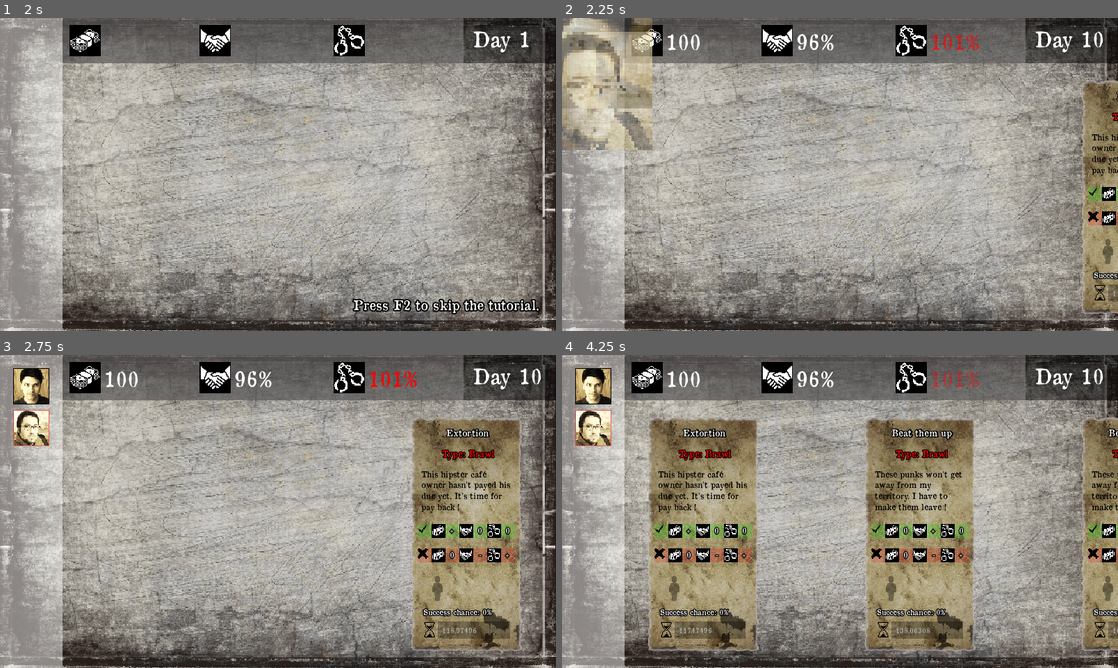
Above: before the commit, frames 1-4 (two rows, left to right).
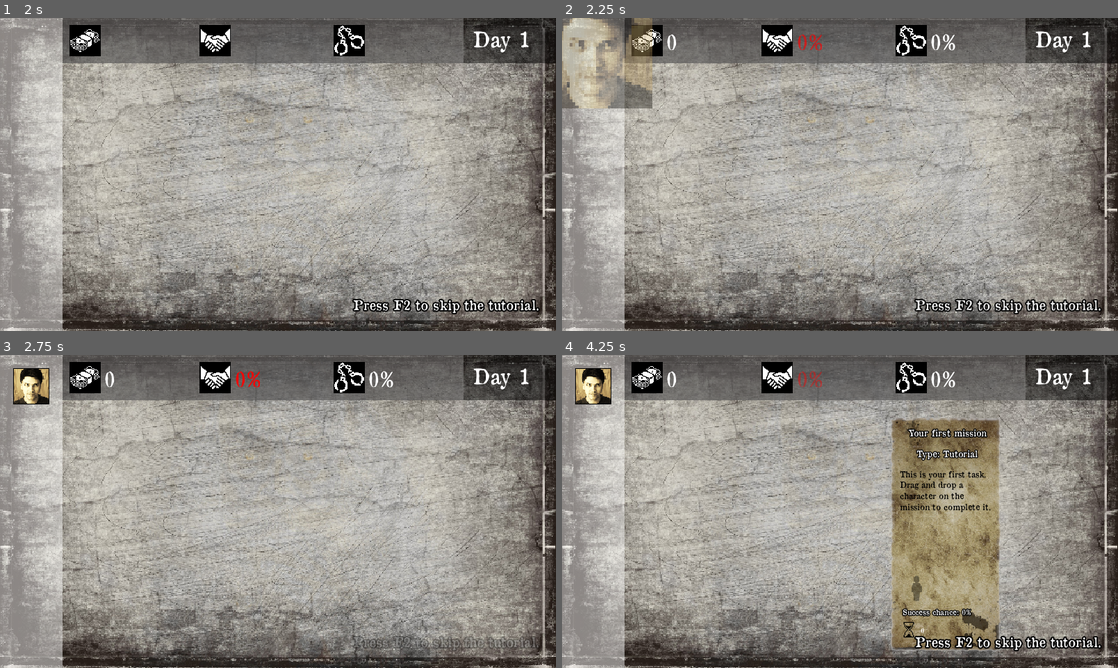
Above: after the commit, the same moments.

Repository: angeldustjdr/octopus_bounding
Game: Godot game, scene res://Disclaimer.tscn
Two runs of this game, one before a commit and one after it. Both use one fixed random seed, a clock stepped at 60 frames per second and the inputs below.
Inputs (mouse positions are in pixels of both pictures, inside the frame that each line leads up to):
- Up to frame 1 (2 s): tap Enter at 0.5 s; move the mouse to (400, 158) at 0.52 s; click (400, 158) at 0.67 s; tap Space at 0.77 s; click "Load Game" at 1.25 s
- Up to frame 2 (2.25 s): tap F at 2 s; drag from (689, 39) to (945, 39) at 2.02 s
- Up to frame 3 (2.75 s): no input
- Up to frame 4 (4.25 s): tap F at 2.75, 3.5 s; move the mouse to (995, 589) at 2.77 s; click (995, 589) at 2.92 s; drag from (862, 489) to (1079, 533) at 3.52 s

Frame 1 is identical in both runs. In frame 2, 10% of the frame differs, in the area x 0-100%, y 4-95%; in frame 3, 15%; in frame 4, 33%, in the area x 2-100%, y 4-95%.

Commit message:
fix 105% + fix ignore / physique + ajout ignore=failure

Diff:
--- a/Main.gd
+++ b/Main.gd
@@ -103,7 +103,7 @@
 	if missionAvailableNPC==false or missionAvailableReputation==false:
 		mission.get_node("UnavailableRect").visible = true
 		mission.get_node("detection_npc/CollisionShape2D2").disabled = true
-	mission.get_node("TimerIgnore").wait_time *= 1+randf()*0.4
+	mission.get_node("TimerIgnore").wait_time *= 1.2 + randf()*0.2
 	mission.position.x = mission_starting_point.x + mission_offset.x
 	mission.position.y = mission_starting_point.y + mission_offset.y
 	$Audio.stream = load("res://Assets/music/type_writer.wav")
@@ -140,15 +140,16 @@
 
 func _on_MissionIgnore_timeout(mission):
 	var index = missions.find(mission)
-	update_score(0,-1*(difficultyCurve[currentLevel]+1)*ignore_reputation_decrease_factor,0)
 	update_GUI()
 	$Audio.stream = load("res://Assets/music/burning.ogg")
 	$Audio.play()
 	missions.remove(index)
+	$MissionTimer.set_paused(true)
 	var anim = mission.get_node("AnimationPlayer")
 	anim.play("disappear")
 	yield(anim,"animation_finished")
-	mission.delete_on_ignoreTimeOut()
+	$MissionTimer.set_paused(false)
+	mission.delete_on_missionTimeOut()
 
 func _on_Mission_timeout(mission):
 	if mission.add_NPC_on_complete != "":
--- a/Mission.gd
+++ b/Mission.gd
@@ -8,7 +8,7 @@
 onready var initialTimerIgnore = $TimerIgnore.wait_time
 var isWin = 1
 var modifEquilibrage_money = [0.5,0.5]
-var modifEquilibrage_reputation = [0.4,0.4]
+var modifEquilibrage_reputation = [0.25,0.4]
 var modifEquilibrage_compromised = [0.25,0.25]
 
 export var file_name = ""
@@ -28,7 +28,7 @@
 export var prerequis_npc=""
 export var prerequis_reputation=-1
 
-var speed = -500
+var speed = -450
 
 signal disappear
 signal ignoreTimeOut(mission_id)
@@ -98,6 +98,9 @@
 	emit_signal("missionTimeOut", self)
 
 func _on_TimerIgnore_timeout():
+	$AnimationPlayer.play("appear_failure")
+	yield($AnimationPlayer,"animation_finished")
+	isWin = 1
 	emit_signal("ignoreTimeOut",self)
 
 func _on_detection_npc_area_entered(area):
@@ -107,15 +110,18 @@
 func _on_detection_npc_area_exited(area):
 	if(area.get_parent() is KinematicBody2D):
 		emit_signal("NPCExit", self)
+
+func modSuccess(npc):
+	var mod = 0.5
+	if npc.NPC_type==missionType or npc.NPC_type=="You":
+		mod =1
+	return round(mod * 80/nb_npc)
 
 func affect_npc(npc):
 	$Stapple.play()
 	if npc.NPC_name=="Johnathan":
 		$NeedJohnathan.visible=false
-	var mod = 0.5
-	if npc.NPC_type==missionType or npc.NPC_type=="You":
-		mod =1
-	successChancePercent += round(mod * 80/nb_npc)
+	successChancePercent += modSuccess(npc)
 	$SuccessChance.text="Success chance: "+str(successChancePercent)+"%"
 	var l = len(npcList)
 	if(l < nb_npc):
@@ -177,13 +183,10 @@
 		var npc = npcList[num]
 		if l==1:
 			$SuccessChance.text = "Success chance: 0%"
-			successChancePercent=50
+			successChancePercent=0
 			$NeedJohnathan.visible = false
 		else:
-			var Sign = -1
-			if npc.NPC_type==missionType or npc.NPC_type=="You":
-				Sign=1
-			successChancePercent -= round(Sign*40/nb_npc)
+			successChancePercent += modSuccess(npc)
 			$SuccessChance.text="Success chance: "+str(successChancePercent)+"%"
 		npc.pickable = true
 		npc.get_node("pickableFilter").visible = false
--- a/Mission.tscn
+++ b/Mission.tscn
@@ -102,7 +102,7 @@
 
 [sub_resource type="Animation" id=14]
 resource_name = "appear_failure"
-length = 0.3
+length = 0.7
 tracks/0/type = "value"
 tracks/0/path = NodePath("Failure:modulate")
 tracks/0/interp = 1
@@ -110,15 +110,27 @@
 tracks/0/imported = false
 tracks/0/enabled = true
 tracks/0/keys = {
-"times": PoolRealArray( 0, 0.3 ),
-"transitions": PoolRealArray( 1, 1 ),
+"times": PoolRealArray( 0, 0.7 ),
+"transitions": PoolRealArray( 1, 0.210224 ),
 "update": 0,
 "values": [ Color( 1, 1, 1, 0 ), Color( 1, 1, 1, 1 ) ]
 }
+tracks/1/type = "value"
+tracks/1/path = NodePath("Failure:rect_scale")
+tracks/1/interp = 1
+tracks/1/loop_wrap = true
+tracks/1/imported = false
+tracks/1/enabled = true
+tracks/1/keys = {
+"times": PoolRealArray( 0, 0.7 ),
+"transitions": PoolRealArray( 0.064704, 1 ),
+"update": 0,
+"values": [ Vector2( 0.5, 0.5 ), Vector2( 1, 1 ) ]
+}
 
 [sub_resource type="Animation" id=15]
 resource_name = "appear_success"
-length = 0.3
+length = 0.7
 tracks/0/type = "value"
 tracks/0/path = NodePath("Success:modulate")
 tracks/0/interp = 1
@@ -126,14 +138,26 @@
 tracks/0/imported = false
 tracks/0/enabled = true
 tracks/0/keys = {
-"times": PoolRealArray( 0, 0.3 ),
-"transitions": PoolRealArray( 1, 1 ),
+"times": PoolRealArray( 0, 0.7 ),
+"transitions": PoolRealArray( 1, 0.203063 ),
 "update": 0,
 "values": [ Color( 1, 1, 1, 0 ), Color( 1, 1, 1, 1 ) ]
 }
+tracks/1/type = "value"
+tracks/1/path = NodePath("Success:rect_scale")
+tracks/1/interp = 1
+tracks/1/loop_wrap = true
+tracks/1/imported = false
+tracks/1/enabled = true
+tracks/1/keys = {
+"times": PoolRealArray( 0, 0.7 ),
+"transitions": PoolRealArray( 0.0625001, 1 ),
+"update": 0,
+"values": [ Vector2( 1, 0.2 ), Vector2( 1, 1 ) ]
+}
 
 [sub_resource type="Animation" id=16]
-length = 0.2
+length = 0.7
 tracks/0/type = "value"
 tracks/0/path = NodePath(".:modulate")
 tracks/0/interp = 1
@@ -141,7 +165,7 @@
 tracks/0/imported = false
 tracks/0/enabled = true
 tracks/0/keys = {
-"times": PoolRealArray( 0, 0.2 ),
+"times": PoolRealArray( 0, 0.7 ),
 "transitions": PoolRealArray( 1, 1 ),
 "update": 0,
 "values": [ Color( 1, 1, 1, 1 ), Color( 1, 1, 1, 0 ) ]
@@ -555,6 +579,7 @@
 margin_right = 330.0
 margin_bottom = 526.034
 rect_rotation = -39.0
+rect_scale = Vector2( 0.5, 0.5 )
 texture = ExtResource( 11 )
 expand = true
 __meta__ = {
@@ -568,6 +593,7 @@
 margin_right = 330.0
 margin_bottom = 526.034
 rect_rotation = -39.0
+rect_scale = Vector2( 1, 0.2 )
 texture = ExtResource( 12 )
 expand = true
 __meta__ = {
--- a/MissionTimer.gd
+++ b/MissionTimer.gd
@@ -5,4 +5,4 @@
 
 
 func _on_MissionTimer_timeout():
-	self.wait_time = 0.5 + randf()
+	self.wait_time = 0.8 + randf()
Not shown, changed: config/after_tuto.dat
Not shown, changed: save/save_mission.dat
